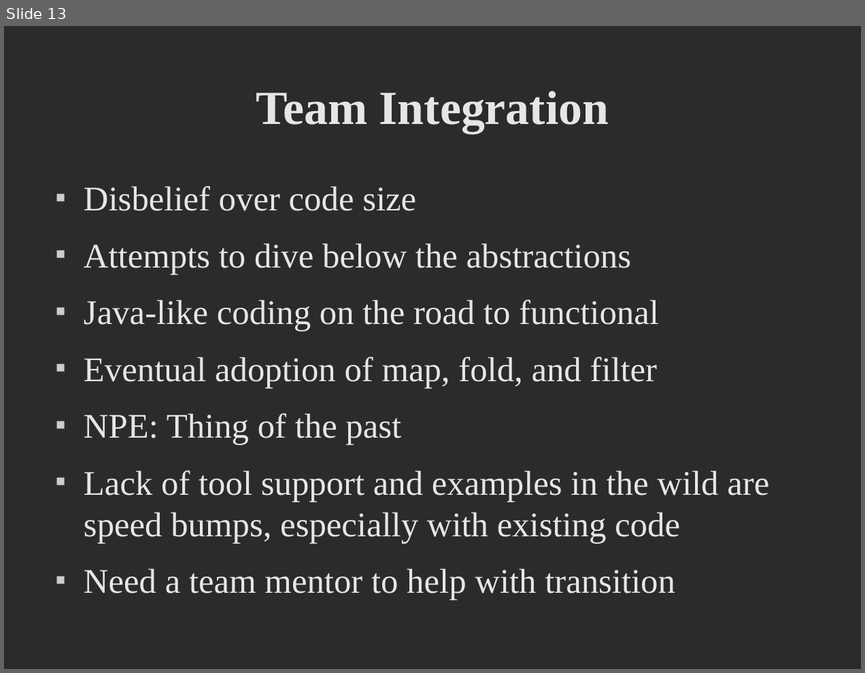
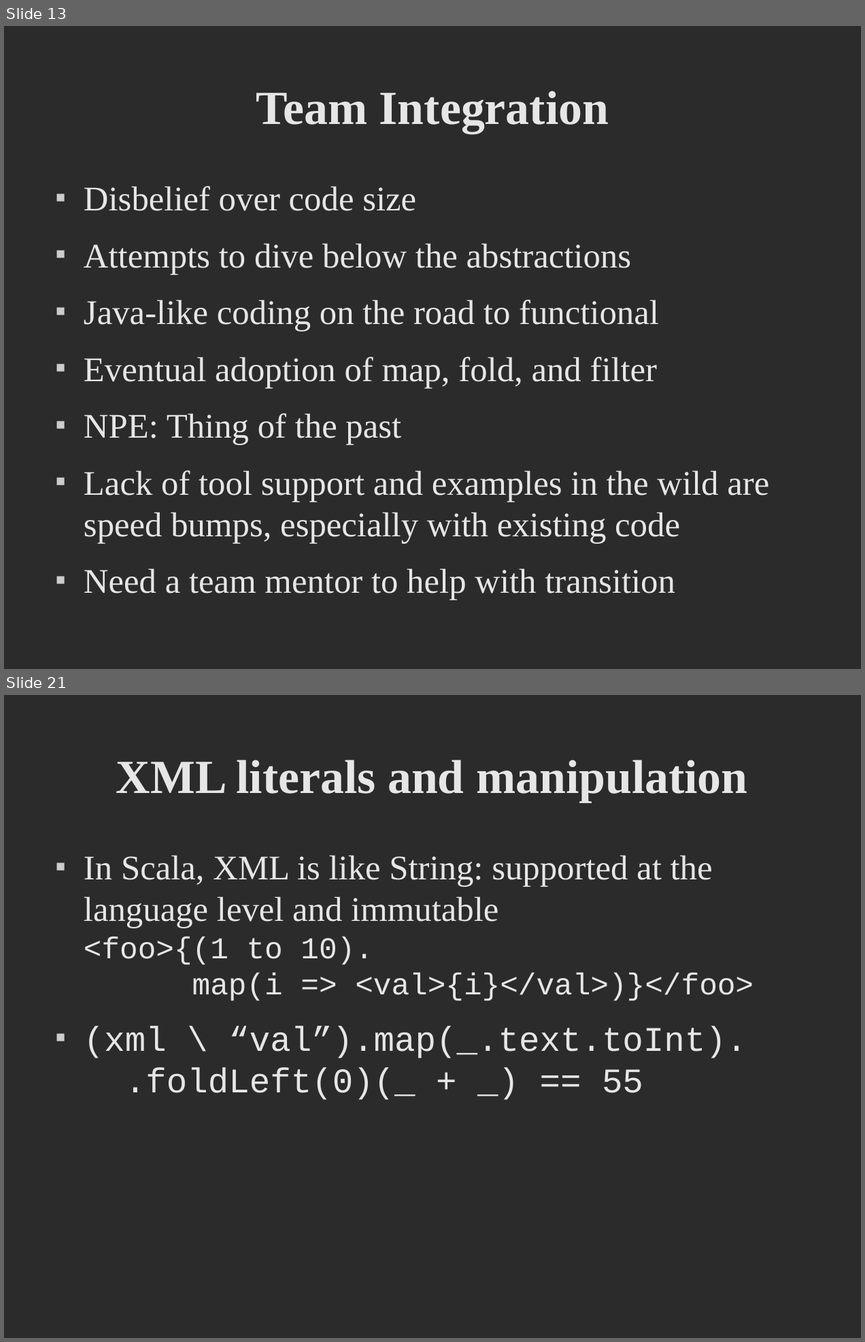
Before and after one commit to dpp/lift-samples, a slide deck: presentations/2008_dpp_CUFP/CUFP Preso.odp. Shown one above the other, each under a label of ours: slide 13 before the commit, slides 13 and 21 after it; the slides between them are not shown. The pictures are 865x673 and 865x1342 pixels, drawn with LibreOffice and Linux fonts; fonts in the diff are those of the drawing; background and template pictures are left out; a plain dark background stands for a picture behind light text. Boxes give left, top, right and bottom in pixels: in the first picture for what was removed or moved away, otherwise in the second. Text is boxed around its words. In the diff, an @@ line names an element or a change of style, - is before the commit and + after.

```diff
--- a/presentations/2008_dpp_CUFP/CUFP Preso.odp
+++ b/presentations/2008_dpp_CUFP/CUFP Preso.odp
@@ slide 21 added at <box>4,695,861,1338</box>, background picture (left out) @@
@@ title added at <box>116,760,748,802</box>, 44 pt, text #E6E6E6, bold @@
+XML literals and manipulation
@@ text added at <box>84,855,753,1100</box>, 32 pt, text #E6E6E6 @@
+■ In Scala, XML is like String: supported at the language level and immutable
+  <foo>{(1 to 10).
+  map(i => <val>{i}</val>)}</foo>
+■ (xml \ “val”).map(_.text.toInt).
+  .foldLeft(0)(_ + _) == 55
```
Also in this commit, not shown: 4 slides changed, 15 other slides added, 3 slides removed.
